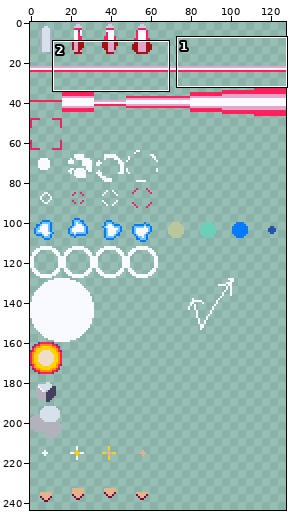
One commit to this sprite sheet: src/resource/img/bulletPattern.png. The picture above shows the old version from afar; the outline marks the close-up.
Close-up. Earlier state:
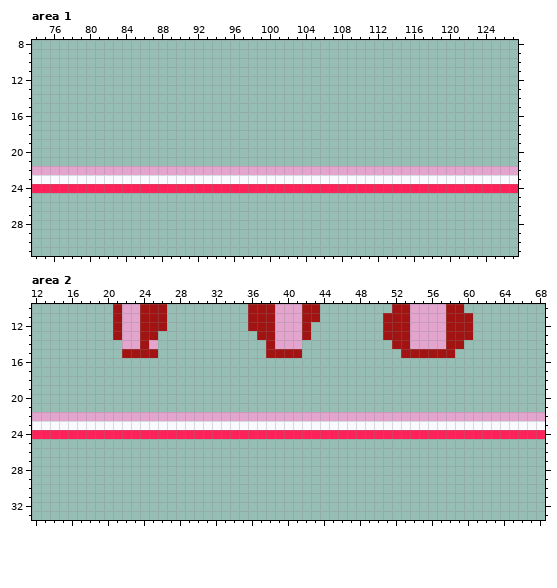
The file is 128x256 pixels. Shown: area 1: x 74..127, y 8..31; area 2: x 12..68, y 10..33. The wide view leaves out empty margins.
And afterwards:
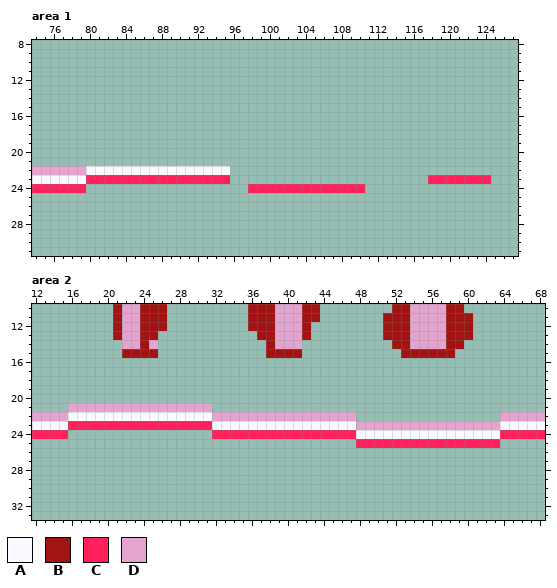
Palette (. is transparent): A #f8faff  B #a21313  C #ff215a  D #e3a4ce
What changed:
--- area 1
@@ x 74..127 @@
 21 ......................................................
-22 DDDDDDDDDDDDDDDDDDDDDDDDDDDDDDDDDDDDDDDDDDDDDDDDDDDDDD
-23 AAAAAAAAAAAAAAAAAAAAAAAAAAAAAAAAAAAAAAAAAAAAAAAAAAAAAA
-24 CCCCCCCCCCCCCCCCCCCCCCCCCCCCCCCCCCCCCCCCCCCCCCCCCCCCCC
+22 DDDDDDAAAAAAAAAAAAAAAA................................
+23 AAAAAACCCCCCCCCCCCCCCC......................CCCCCCC...
+24 CCCCCC..................CCCCCCCCCCCCC.................
 25 ......................................................
--- area 2
@@ x 12..68 @@
 20 .........................................................
-21 .........................................................
-22 DDDDDDDDDDDDDDDDDDDDDDDDDDDDDDDDDDDDDDDDDDDDDDDDDDDDDDDDD
-23 AAAAAAAAAAAAAAAAAAAAAAAAAAAAAAAAAAAAAAAAAAAAAAAAAAAAAAAAA
-24 CCCCCCCCCCCCCCCCCCCCCCCCCCCCCCCCCCCCCCCCCCCCCCCCCCCCCCCCC
-25 .........................................................
+21 ....DDDDDDDDDDDDDDDD.....................................
+22 DDDDAAAAAAAAAAAAAAAADDDDDDDDDDDDDDDD................DDDDD
+23 AAAACCCCCCCCCCCCCCCCAAAAAAAAAAAAAAAADDDDDDDDDDDDDDDDAAAAA
+24 CCCC................CCCCCCCCCCCCCCCCAAAAAAAAAAAAAAAACCCCC
+25 ....................................CCCCCCCCCCCCCCCC.....
 26 .........................................................
Boxes around the changes in both close-ups, in picture pixels (x1, y1, x2, y2):
changed: (86, 166, 518, 193)
changed: (68, 403, 212, 439)
changed: (356, 412, 500, 448)
